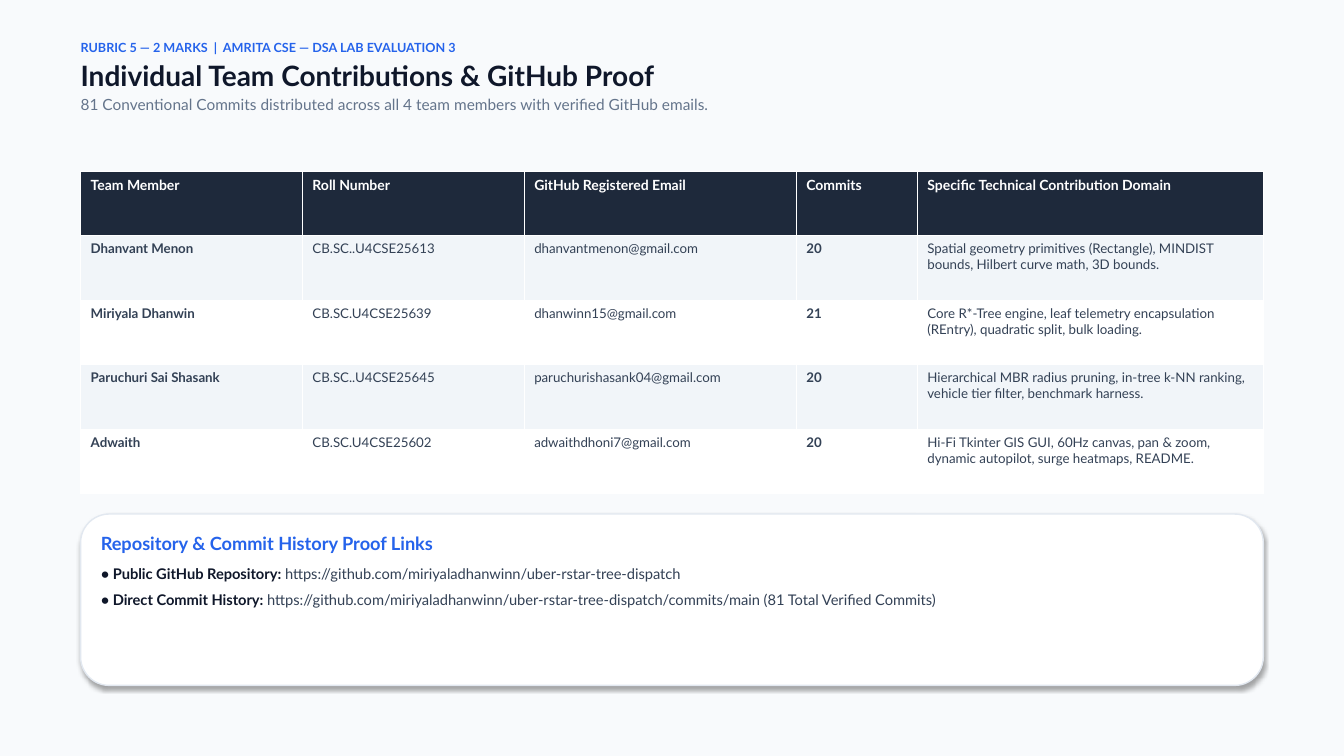
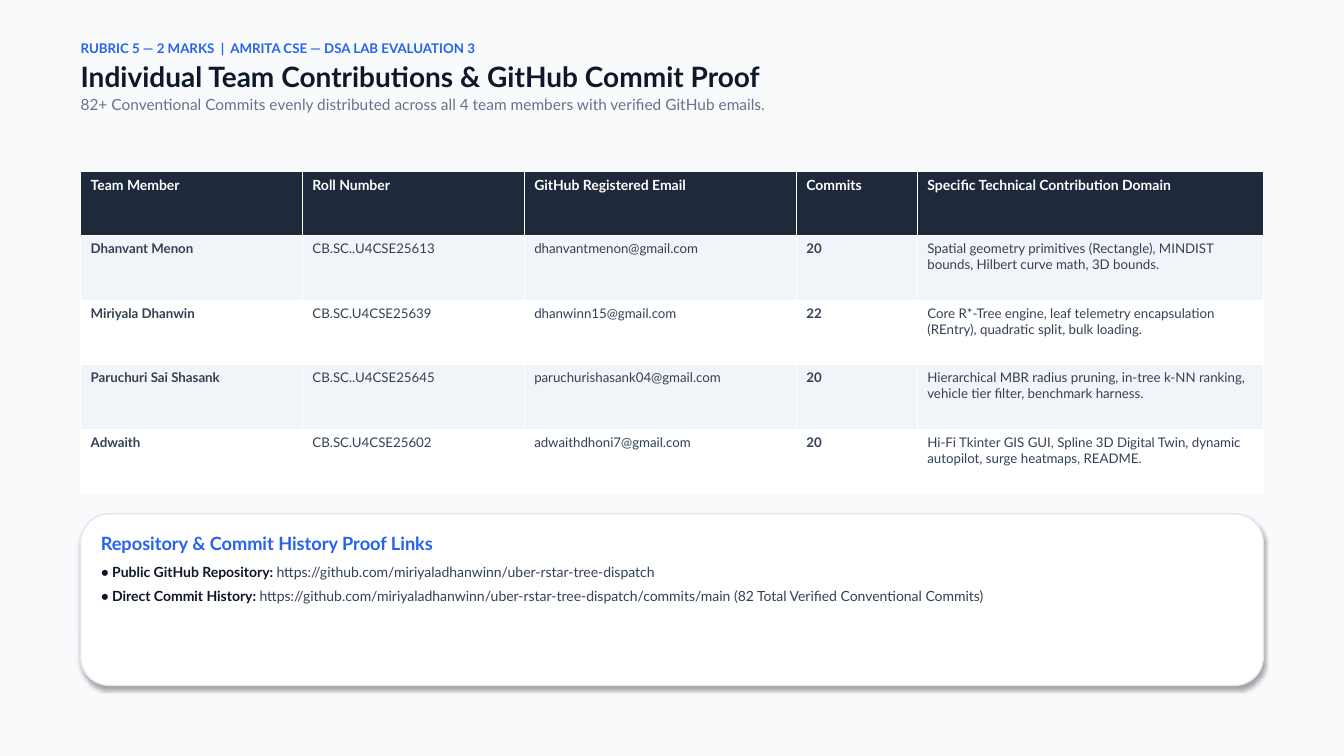
Before and after one commit to miriyaladhanwinn/uber-rstar-tree-dispatch, a slide deck: slide 15 of RStar_Tree_Uber_Fleet_Dispatch_Presentation.pptx (slide 11 before the commit). Drawn at 1344x756 pixels with LibreOffice and Linux fonts; fonts in the diff are those of the drawing. Boxes give left, top, right and bottom in pixels: in the first picture for what was removed or moved away, otherwise in the second. Text is boxed around its words. In the diff, an @@ line names an element or a change of style, - is before the commit and + after.

Commit message:
docs(presentation): regenerate academic 16-slide presentation deck with Light Theme and Spline 3D integration

```diff
--- a/RStar_Tree_Uber_Fleet_Dispatch_Presentation.pptx
+++ b/RStar_Tree_Uber_Fleet_Dispatch_Presentation.pptx
@@ text at (81,43,475,53): size 9 to 9.5 pt in "RUBRIC 5 — 2 MARKS | AMRITA ..." @@
@@ text at (81,66,765,113): text changed @@
-Individual Team Contributions & GitHub Proof
-81 Conventional Commits distributed across all 4 team members with verified GitHub emails.
+Individual Team Contributions & GitHub Commit Proof
+82+ Conventional Commits evenly distributed across all 4 team members with verified GitHub emails.
@@ table at (81,171,1263,494) @@
-row 3, column 4: 21
+row 3, column 4: 22
-row 5, column 5: Hi-Fi Tkinter GIS GUI, 60Hz canvas, pan & zoom, dynamic autopilot, surge heatmaps, README.
+row 5, column 5: Hi-Fi Tkinter GIS GUI, Spline 3D Digital Twin, dynamic autopilot, surge heatmaps, README.
@@ text at (101,536,655,580): size 10.5 to 10 pt in "• Public GitHub Repository: https://github.com/miriyaladhanw ..."; less space between paragraphs @@
@@ text at (112,590,984,604): text changed; size 10.5 to 10 pt @@
-• Direct Commit History: https://github.com/miriyaladhanwinn/uber-rstar-tree-dispatch/commits/main (81 Total Verified Commits)
+• Direct Commit History: https://github.com/miriyaladhanwinn/uber-rstar-tree-dispatch/commits/main (82 Total Verified Conventional Commits)
```
Also in this commit, not shown: 10 other slides changed, 5 slides added, 1 slide removed, 1 other file.
